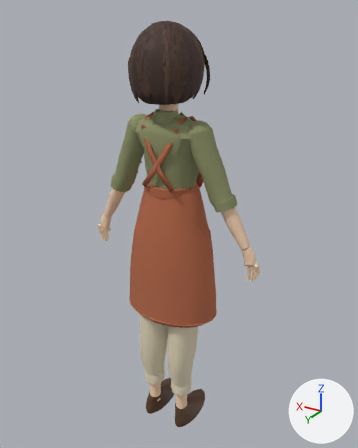
The Blender file assets/models/CH_Nagisa/CH_Nagisa_master.blend as it was, and as the next commit left it.
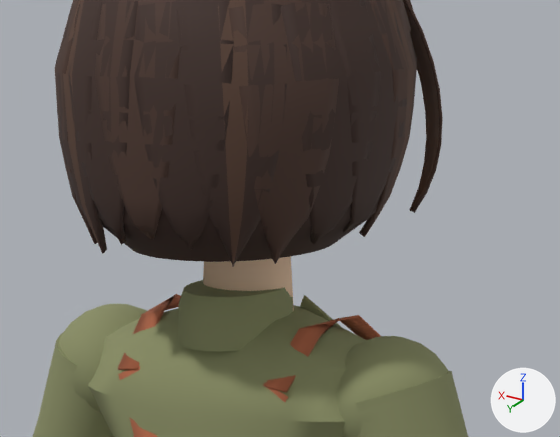
Each version is shown whole from a 50 mm lens placed at (-0.932, 1.485, 1.681), pointed at (-0.009, -0.054, 0.911), then close up on the part from 32% to 66% of the width and 11% to 32% of the height. Every picture has the same lights, and +X, +Y and +Z are marked at lower right. The last two pictures show the newer version.

Before the edit, the objects in view are built like this:
```python
ob_ch_nagisa_boblock03_lod0 = bpy.data.objects.new('CH_Nagisa_BobLock03_LOD0', me_ch_nagisa_boblock03)
ob_ch_nagisa_boblock03_lod0.location = (0.0, 0.0, 0.0)
ob_ch_nagisa_boblock04_lod0 = bpy.data.objects.new('CH_Nagisa_BobLock04_LOD0', me_ch_nagisa_boblock04)
ob_ch_nagisa_boblock04_lod0.location = (0.0, 0.0, 0.0)
ob_ch_nagisa_boblock12_lod0 = bpy.data.objects.new('CH_Nagisa_BobLock12_LOD0', me_ch_nagisa_boblock12)
ob_ch_nagisa_boblock12_lod0.location = (0.0, 0.0, 0.0)
ob_ch_nagisa_fringe03_lod0 = bpy.data.objects.new('CH_Nagisa_Fringe03_LOD0', me_ch_nagisa_fringe03)
ob_ch_nagisa_fringe03_lod0.location = (0.0, 0.0, 0.0)
ob_ch_nagisa_hair_lod0 = bpy.data.objects.new('CH_Nagisa_Hair_LOD0', me_bobenvelope)
ob_ch_nagisa_hair_lod0.location = (0.0, 0.0, 0.0)
ob_ch_nagisa_sleeve_l_lod0 = bpy.data.objects.new('CH_Nagisa_Sleeve.L_LOD0', me_ch_nagisa_sleeve_l_lod0)
ob_ch_nagisa_sleeve_l_lod0.location = (0.0, 0.0, 0.0)
# also in view: 'CH_Nagisa_Neck_LOD0' at (0.0, 0.0, 1.353); 'CH_Nagisa_ApronStrap.L_LOD0' at (0.069, -0.012, 1.312); 'CH_Nagisa_BobLock11_LOD0' at (-0.055, 0.025, 1.532); 'CH_Nagisa_BobLock10_LOD0' at (-0.054, 0.051, 1.53); 'CH_Nagisa_ShoulderDrape.L_LOD0' at (0.12, 0.0, 1.29)
```
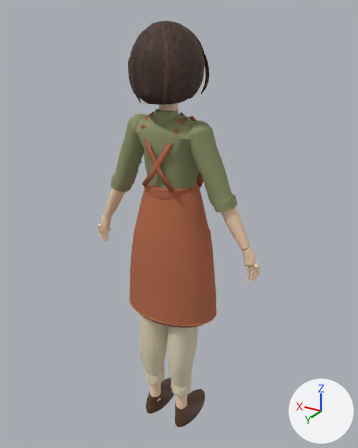
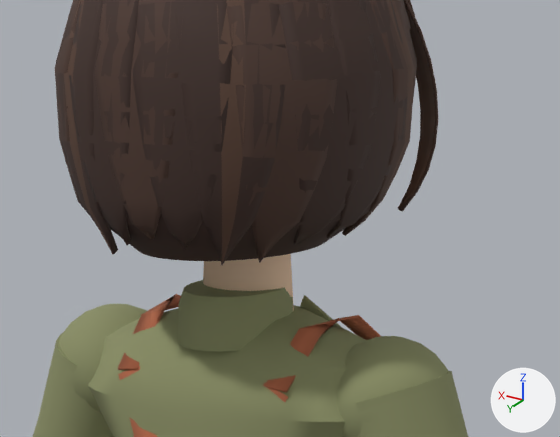
The change in detail:
me_bobenvelope has 328 vertices, 274 faces and spans x -0.127..0.127, y -0.117..0.138, z 1.397..1.65.
me_bobenvelope is used by ob_ch_nagisa_hair_lod0; location (0.0, 0.0, 0.0).
me_bobenvelope part 1: 56 of 328 vertices moved; they spanned x -0.111..0.111, y -0.009..0.13, z 1.397..1.425 and now span x -0.106..0.106, y -0.009..0.13, z 1.397..1.425; mean shift (0.0, 0.0, 0.0); largest move (0.071, 0.018, 1.397) -> (0.063, 0.018, 1.397).
me_ch_nagisa_boblock03 is used by ob_ch_nagisa_boblock03_lod0; location (0.0, 0.0, 0.0).
me_ch_nagisa_boblock03 had 135 vertices, 112 faces and spanned x 0.016..0.117, y 0.012..0.119, z 1.399..1.65.
me_ch_nagisa_boblock03 now has 135 vertices, 112 faces and spans x 0.016..0.116, y 0.012..0.12, z 1.398..1.65.
me_ch_nagisa_boblock03 part 2: 76 of 135 vertices moved; they spanned x 0.057..0.117, y 0.061..0.119, z 1.399..1.588 and now span x 0.056..0.116, y 0.062..0.12, z 1.398..1.588; mean shift (-0.005, 0.001, -0.001); largest move (0.077, 0.085, 1.399) -> (0.064, 0.086, 1.398).
me_ch_nagisa_boblock04 is used by ob_ch_nagisa_boblock04_lod0; location (0.0, 0.0, 0.0).
me_ch_nagisa_boblock04 had 135 vertices, 112 faces and spanned x 0.012..0.096, y 0.013..0.135, z 1.397..1.65.
me_ch_nagisa_boblock04 now has 135 vertices, 112 faces and spans x 0.012..0.095, y 0.013..0.135, z 1.397..1.65.
me_ch_nagisa_boblock04 part 3: 76 of 135 vertices moved; they spanned x 0.034..0.096, y 0.091..0.135, z 1.397..1.568 and now span x 0.033..0.095, y 0.092..0.135, z 1.397..1.569; mean shift (-0.004, 0.001, 0.0); largest move (0.055, 0.106, 1.397) -> (0.046, 0.106, 1.397).
me_ch_nagisa_boblock12 is used by ob_ch_nagisa_boblock12_lod0; location (0.0, 0.0, 0.0).
me_ch_nagisa_boblock12 had 135 vertices, 112 faces and spanned x -0.129..0.019, y -0.04..0.024, z 1.406..1.651.
me_ch_nagisa_boblock12 now has 135 vertices, 112 faces and spans x -0.129..0.019, y -0.041..0.024, z 1.405..1.651.
me_ch_nagisa_boblock12 part 4: 70 of 135 vertices moved; they spanned x -0.129..-0.094, y -0.04..0.014, z 1.406..1.571 and now span x -0.129..-0.08, y -0.041..0.014, z 1.405..1.572; mean shift (0.006, 0.0, -0.001); largest move (-0.124, -0.025, 1.497) -> (-0.107, -0.021, 1.498).
me_ch_nagisa_fringe03 is used by ob_ch_nagisa_fringe03_lod0; location (0.0, 0.0, 0.0).
me_ch_nagisa_fringe03 had 135 vertices, 112 faces and spanned x -0.123..-0.003, y -0.102..-0.009, z 1.412..1.649.
me_ch_nagisa_fringe03 now has 135 vertices, 112 faces and spans x -0.12..-0.003, y -0.102..-0.009, z 1.412..1.649.
me_ch_nagisa_fringe03 part 5: the whole mesh is multiplied about its middle by the matrix ((1.046, 0.027, -0.061), (0.004, 0.995, 0.0), (0.008, -0.015, 1.002)), then moved by (0.004, 0.0, 0.0).

Changed parts and their boxes (x1, y1, x2, y2) in the close-ups (560 x 437 px; the box of a moved part takes in the faces that stretch with it):
'CH_Nagisa_Hair_LOD0', reshaped
    before: (80, 34, 417, 262)
    after: (100, 31, 417, 261)
'CH_Nagisa_BobLock04_LOD0', reshaped
    before: (57, 0, 107, 253)
    after: (56, 0, 118, 255)
'CH_Nagisa_BobLock12_LOD0', reshaped
    before: (359, 0, 417, 237)
    after: (342, 0, 417, 236)
'CH_Nagisa_Fringe03_LOD0', reshaped
    before: (403, 0, 443, 213)
    after: (398, 0, 438, 212)
'CH_Nagisa_BobLock03_LOD0', reshaped
    before: (55, 0, 97, 244)
    after: (55, 0, 81, 204)
part 1 of me_bobenvelope, moved or reshaped
    before: (80, 198, 380, 262)
    after: (100, 201, 374, 261)
